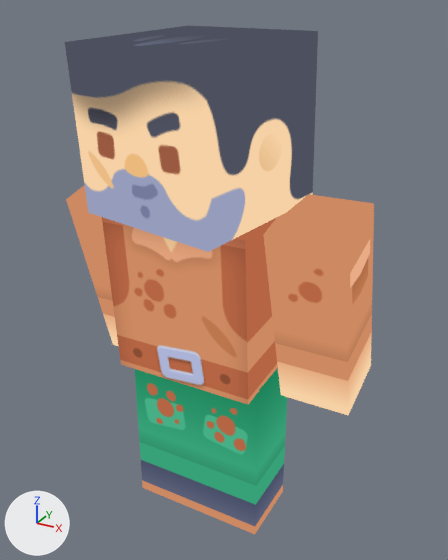
What one commit did to the glTF model models/character-a.glb.
Before and after are seen from a camera (50 mm lens) standing at (1.56, -2.68, 2.81) and looking at (0.04, 0.07, 1.44). The axes (+X, +Y, +Z) are drawn at lower left. The lights are the same throughout. The older version comes first. Both versions are drawn at frame 21 of the action 'idle'; the numbers are the values there.

In view in the first picture: 'arm-left', 'arm-right', 'head', 'leg-left', 'leg-right', 'torso'.
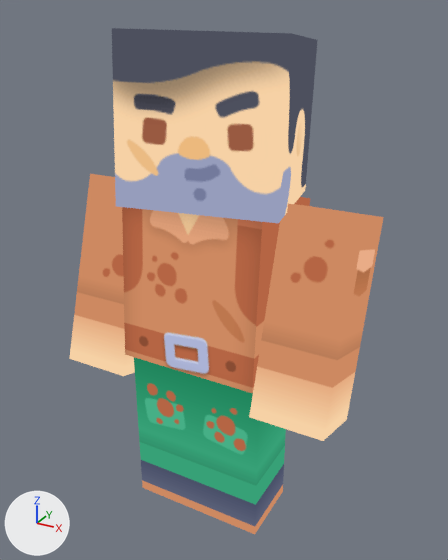
Location of each change, (x1, y1, x2, y2) in pixels of the pictures (448 x 560 px):
'head', turned
    before: (65, 26, 318, 252)
    after: (112, 28, 318, 223)
'torso', turned
    before: (102, 217, 278, 404)
    after: (122, 197, 310, 393)
'arm-left', turned
    before: (263, 194, 374, 415)
    after: (249, 204, 384, 441)
'arm-right', turned
    before: (66, 185, 119, 347)
    after: (69, 174, 135, 376)

The change, as a list of edits to the scene's bpy script:
```text
Change ob_torso:
    ob_torso.rotation_euler: (0.0672, 0.0, 0.0) -> (-0.0757, 0.0, 0.0)  # degrees (3.9, 0, 0) -> degrees (-4.3, 0, 0)
Change ob_arm_left:
    ob_arm_left.rotation_euler: (0.202, 0.0, 0.0) -> (-0.227, 0.0, 0.0)  # degrees (12, 0, 0) -> degrees (-13, 0, 0)
Change ob_arm_right:
    ob_arm_right.rotation_euler: (0.202, 0.0, 0.0) -> (-0.227, 0.0, 0.0)  # degrees (12, 0, 0) -> degrees (-13, 0, 0)
Change ob_head:
    ob_head.rotation_euler: (0.0, 0.0, -0.202) -> (0.0, 0.0, 0.227)  # degrees (0, 0, -12) -> degrees (0, 0, 13)
```
